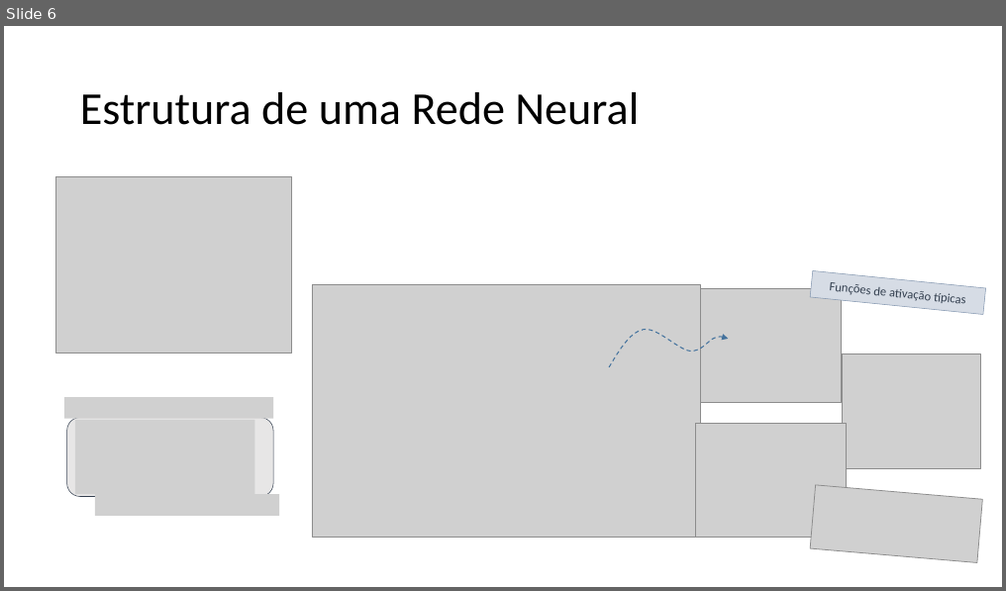
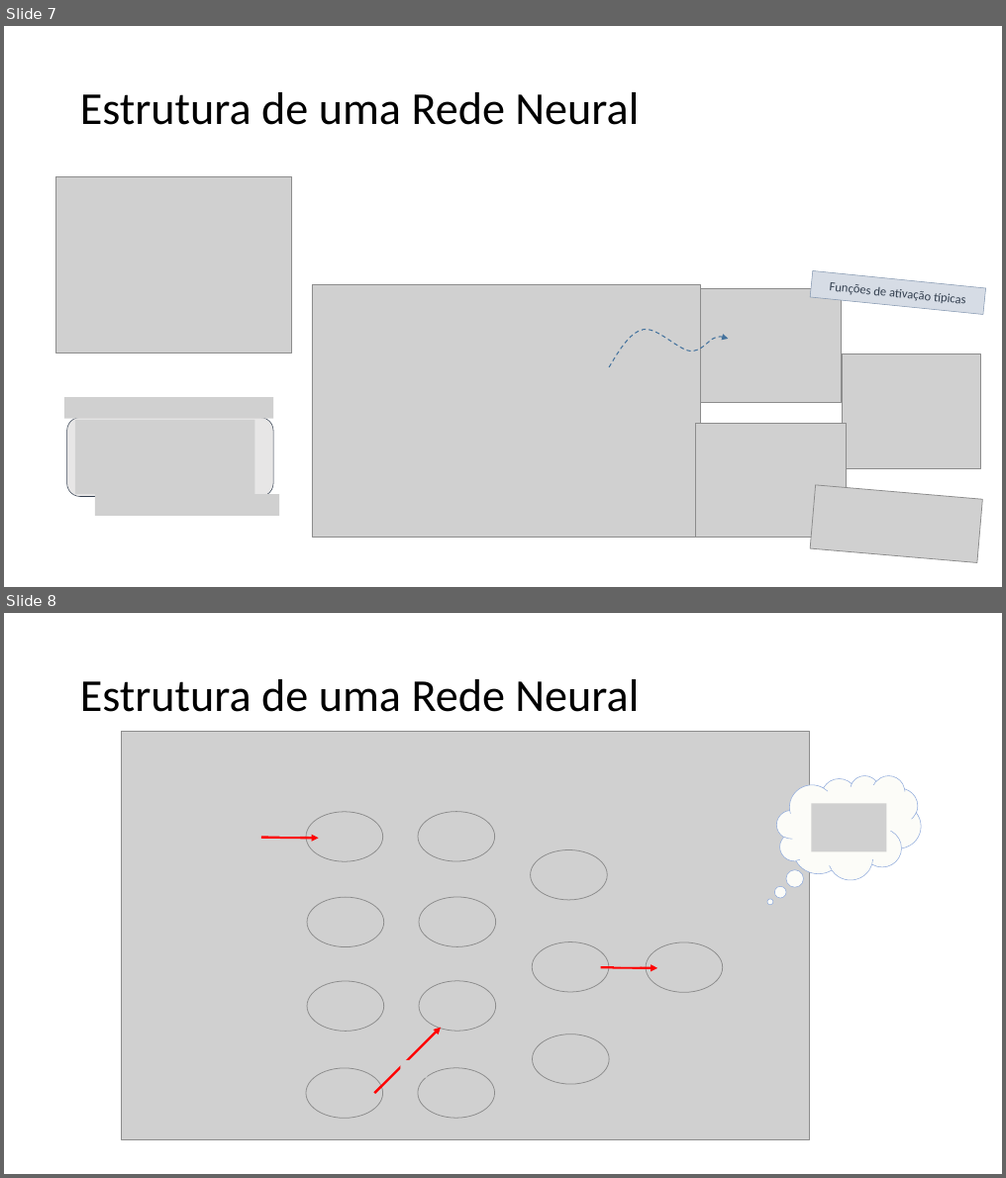
Before and after one commit to jairoalves/backpropagation, a slide deck: oficina de backpropagation/Apresentação_Equações.pptx. Shown one above the other, each under a label of ours: slide 6 before the commit, slides 7 and 8 after it. The pictures are 1006x591 and 1006x1178 pixels, drawn with LibreOffice and Linux fonts; fonts in the diff are those of the drawing; grey boxes stand for pictures. Boxes give left, top, right and bottom in pixels: in the first picture for what was removed or moved away, otherwise in the second. Text is boxed around its words. In the diff, an @@ line names an element or a change of style, - is before the commit and + after.

Commit message:
Pronto até a expl backprop em grafo computacional
Falta entrar na backprop em uma rede neural e dar exemplos
contextualização
conclusões

```diff
--- a/oficina de backpropagation/Apresentação_Equações.pptx
+++ b/oficina de backpropagation/Apresentação_Equações.pptx
@@ slide 8 added at (x1=4, y1=613, x2=1002, y2=1174), background #FFFFFF @@
@@ title added at (x1=80, y1=679, x2=639, y2=712), 44 pt, text #000000 @@
+Estrutura de uma Rede Neural
@@ picture added at (x1=122, y1=731, x2=810, y2=1140) @@
@@ thought cloud added at (x1=776, y1=775, x2=921, y2=879), fill #FCFCF8, outline #8FAADC 0.5 pt @@
@@ picture added at (x1=279, y1=819, x2=300, y2=837) @@
@@ picture added at (x1=811, y1=804, x2=887, y2=853) @@
@@ arrow added from (261, 838) to (319, 839), #FF0000 2.25 pt @@
@@ arrow added from (601, 967) to (657, 968), #FF0000 2.25 pt @@
@@ picture added at (x1=614, y1=950, x2=641, y2=967) @@
@@ arrow added from (374, 1093) to (441, 1028), #FF0000 2.25 pt @@
@@ picture added at (x1=400, y1=1060, x2=427, y2=1078) @@
@@ group added at (x1=306, y1=811, x2=723, y2=1118): 12 pictures @@
@@ what was slide 6 is now slide 7 @@
```
Also in this commit, not shown: 1 slide changed, 14 other slides added, 3 slides removed.
